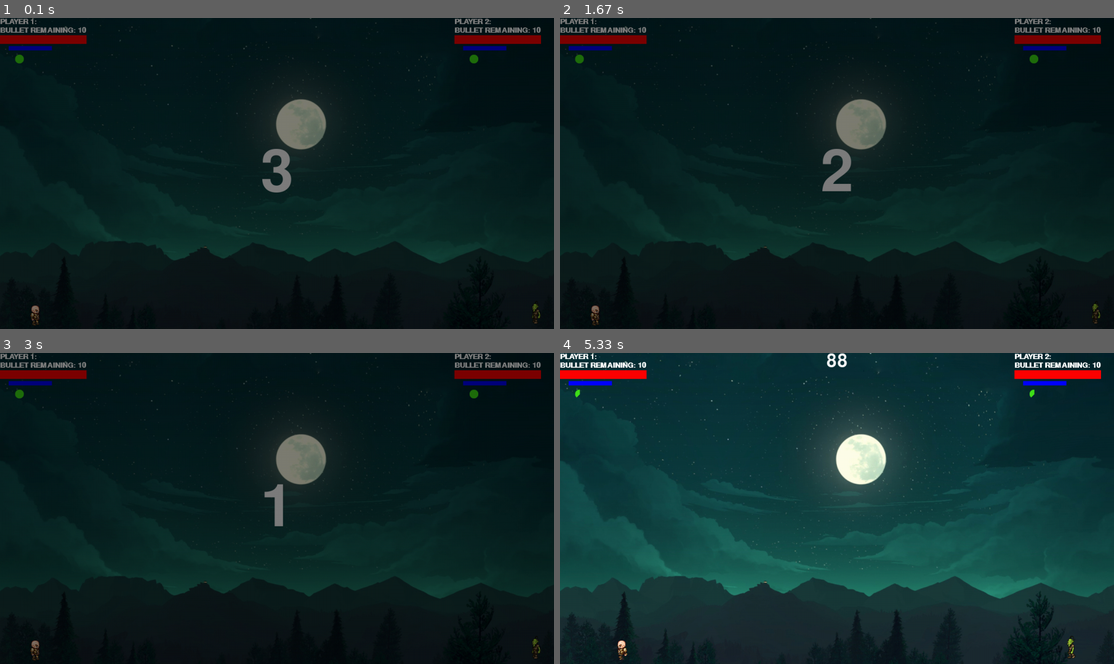
Above: before the commit, frames 1-4 (two rows, left to right).
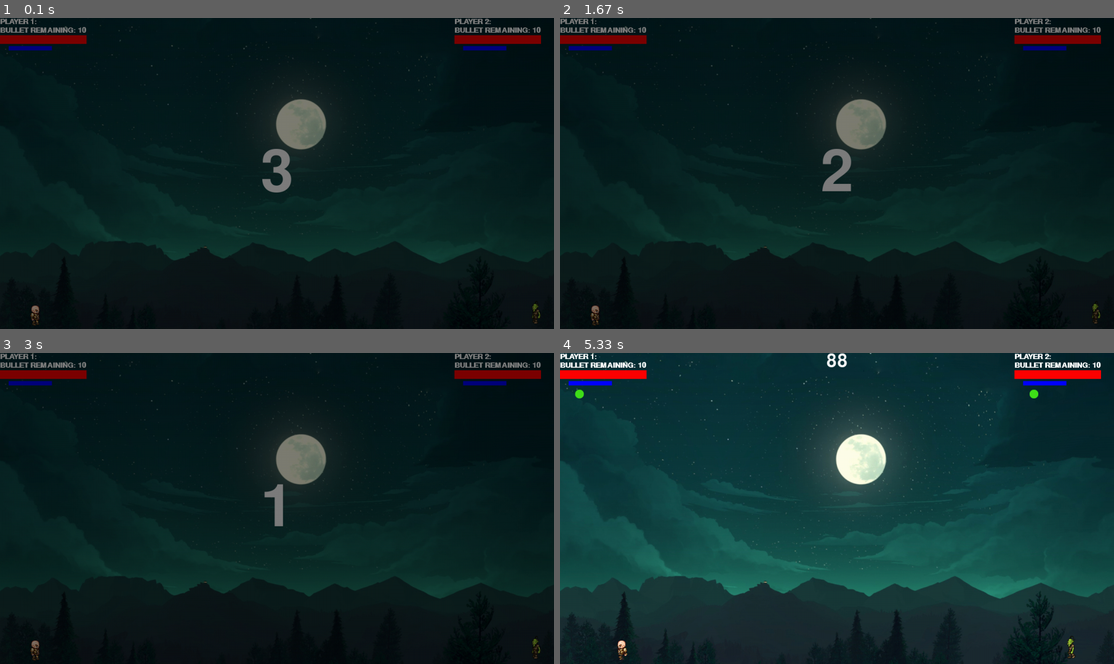
Above: after the commit, the same moments.

Repository: Ace5584/DragonBall-Combat-Game
Game: pygame game, started from Pygame/L1/main.py
Same seed, same stepped clock (60 frames per second), same inputs: the game is played once before the commit and once after it.
Inputs (mouse positions are in pixels of both pictures, inside the frame that each line leads up to):
- Up to frame 1 (0.1 s): no input
- Up to frame 2 (1.67 s): no input
- Up to frame 3 (3 s): no input
- Up to frame 4 (5.33 s): hold Up 3.4-3.87 s; move the mouse to (848, 402) at 3.43 s; hold Right 3.9-4.53 s; hold D 3.9-4.53 s; move the mouse to (637, 499) at 3.93 s; hold Left from 4.97 s (still down); hold A from 4.97 s (still down); move the mouse to (820, 455) at 5 s

The runs differ from the first frame. In frame 1, less than 0.1% of the frame differs, in the area x 2-87%, y 11-15%; in frame 2, less than 0.1%; in frame 3, less than 0.1%; in frame 4, less than 0.1%.

Commit message:
created better file system and created sword.py

Diff:
--- a/Pygame/L1/main.py
+++ b/Pygame/L1/main.py
@@ -30,7 +30,7 @@
 p2 = player.Player(1200, 650, 64, 64, True, (1050, 0), "PLAYER 2:")
 
 
-bg_music = pygame.mixer.music.load('music.mp3')
+bg_music = pygame.mixer.music.load('sound/music.mp3')
 pygame.mixer.music.set_volume(0.5)
 pygame.mixer.music.play(-1)
 
@@ -47,7 +47,7 @@
 
 timer_bullet = pygame.USEREVENT + 1
 pygame.time.set_timer(timer_bullet, 1000)
-bullet_timer_sec = 3
+bullet_timer_sec = 10
 
 while run:
     timer_sec = 90
@@ -104,7 +104,7 @@
                     p2.bullet_count += 1
                     p1.player_bullet_count = p1.font.render(f'BULLET REMAINING: {p1.bullet_count}', False, (255, 255, 255))
                     p2.player_bullet_count = p2.font.render(f'BULLET REMAINING: {p2.bullet_count}', False, (255, 255, 255))
-                    bullet_timer_sec = 3
+                    bullet_timer_sec = 10
 
 
         if p1.is_dead():
--- a/Pygame/L1/player.py
+++ b/Pygame/L1/player.py
@@ -1,35 +1,33 @@
 import pygame
 import projectile
 
-walkRight = [pygame.image.load('R1.png'), pygame.image.load('R2.png'), pygame.image.load('R3.png'),
-             pygame.image.load('R4.png'), pygame.image.load('R5.png'), pygame.image.load('R6.png'),
-             pygame.image.load('R7.png'), pygame.image.load('R8.png'), pygame.image.load('R9.png'), ]  # Important
-# character 1 walking right png
-walkLeft = [pygame.image.load('L1.png'), pygame.image.load('L2.png'), pygame.image.load('L3.png'),
-            pygame.image.load('L4.png'), pygame.image.load('L5.png'), pygame.image.load('L6.png'),
-            pygame.image.load('L7.png'), pygame.image.load('L8.png'), pygame.image.load('L9.png')]  # Important
-# character 1 walking left png
-c2_walkLeft = [pygame.image.load('L1E.png'), pygame.image.load('L2E.png'), pygame.image.load('L3E.png'),
-               pygame.image.load('L4E.png'), pygame.image.load('L5E.png'), pygame.image.load('L6E.png'),
-               pygame.image.load('L7E.png'), pygame.image.load('L8E.png')]  # Important character 2 walking left png
-c2_walkRight = [pygame.image.load('R1E.png'), pygame.image.load('R2E.png'), pygame.image.load('R3E.png'),
-                pygame.image.load('R4E.png'), pygame.image.load('R5E.png'), pygame.image.load('R6E.png'),
-                pygame.image.load('R7E.png'), pygame.image.load('R8E.png')]  # Important character 2 walking right png
-sword_StabLeft = [pygame.image.load('sword/SL1.png'), pygame.image.load('sword/SL2.png'),
-                  pygame.image.load('sword/SL3.png'), pygame.image.load('sword/SL4.png')]
-sword_StabRight = [pygame.image.load('sword/SR1.png'), pygame.image.load('sword/SR2.png'),
-                   pygame.image.load('sword/SR3.png'), pygame.image.load('sword/SR4.png')]
-c2_sword_StabLeft = [pygame.image.load('sword/SL1E.png'), pygame.image.load('sword/SL2E.png'),
-                     pygame.image.load('sword/SL3E.png'), pygame.image.load('sword/SL4E.png')]
-c2_sword_StabRight = [pygame.image.load('sword/SR1E.png'), pygame.image.load('sword/SR2E.png'),
-                      pygame.image.load('sword/SR3E.png'), pygame.image.load('sword/SR4E.png')]
-
-blue_defend = pygame.image.load('blue_g.png')
-red_defend = pygame.image.load('red_g.png')
+walkRight = [pygame.image.load('character/R1.png'), pygame.image.load('character/R2.png'),
+             pygame.image.load('character/R3.png'), pygame.image.load('character/R4.png'),
+             pygame.image.load('character/R5.png'), pygame.image.load('character/R6.png'),
+             pygame.image.load('character/R7.png'), pygame.image.load('character/R8.png'),
+             pygame.image.load('character/R9.png')]
+
+walkLeft = [pygame.image.load('character/L1.png'), pygame.image.load('character/L2.png'),
+            pygame.image.load('character/L3.png'), pygame.image.load('character/L4.png'),
+            pygame.image.load('character/L5.png'), pygame.image.load('character/L6.png'),
+            pygame.image.load('character/L7.png'), pygame.image.load('character/L8.png'),
+            pygame.image.load('character/L9.png')]
+
+c2_walkLeft = [pygame.image.load('character/L1E.png'), pygame.image.load('character/L2E.png'),
+               pygame.image.load('character/L3E.png'), pygame.image.load('character/L4E.png'),
+               pygame.image.load('character/L5E.png'), pygame.image.load('character/L6E.png'),
+               pygame.image.load('character/L7E.png'), pygame.image.load('character/L8E.png')]
+c2_walkRight = [pygame.image.load('character/R1E.png'), pygame.image.load('character/R2E.png'),
+                pygame.image.load('character/R3E.png'), pygame.image.load('character/R4E.png'),
+                pygame.image.load('character/R5E.png'), pygame.image.load('character/R6E.png'),
+                pygame.image.load('character/R7E.png'), pygame.image.load('character/R8E.png')]
+
+blue_defend = pygame.image.load('character/blue_g.png')
+red_defend = pygame.image.load('character/red_g.png')
 
 pygame.init()
-shoot_sound = pygame.mixer.Sound('laser_shoot.wav')
-hit = pygame.mixer.Sound('get_shot.wav')
+shoot_sound = pygame.mixer.Sound('sound/laser_shoot.wav')
+hit = pygame.mixer.Sound('sound/get_shot.wav')
 
 for x in range(4):
     walkRight = walkRight + walkRight
@@ -44,6 +42,8 @@
         self.shield = 100
         self.x = x  # Player coordination x
         self.y = y  # Player coordination y
+        self.sword_x = x + 15
+        self.sword_y = y - 1
         self.default_x = x  # Original Player coordination x
         self.default_y = y  # Original Player coordination y
         self.width = width  # Player width
@@ -190,8 +190,8 @@
             self.reset_time = True
 
         for bullet in self.bullets:
-            if bullet.y + bullet.bullet_radius > enemy.hit_box[1] and bullet.y - bullet.bullet_radius < enemy.hit_box[
-                1] + enemy.hit_box[3]:
+            if bullet.y + bullet.bullet_radius > enemy.hit_box[1] and bullet.y - bullet.bullet_radius < \
+                    enemy.hit_box[1] + enemy.hit_box[3]:
                 if bullet.x + bullet.bullet_radius > enemy.hit_box[0] and bullet.x - bullet.bullet_radius < \
                         enemy.hit_box[0] + enemy.hit_box[2]:
                     if not enemy.defend:
--- a/Pygame/L1/projectile.py
+++ b/Pygame/L1/projectile.py
@@ -1,7 +1,7 @@
 import pygame
 
-blue_bullet = pygame.image.load('blue_bullet.png')  # Importing blue bullet png
-red_bullet = pygame.image.load('red_bullet.png')  # Importing red bullet png
+blue_bullet = pygame.image.load('projectile/blue_bullet.png')  # Importing blue bullet png
+red_bullet = pygame.image.load('projectile/red_bullet.png')  # Importing red bullet png
 
 class projectile():
     def __init__(self, x, y, direction):
--- a/Pygame/L1/redraw_window.py
+++ b/Pygame/L1/redraw_window.py
@@ -1,11 +1,12 @@
 import pygame
 
 clock = pygame.time.Clock()  # clock
-bg = pygame.image.load('bg.jpg')  # Importing background image
+bg = pygame.image.load('background/bg.jpg')  # Importing background image
 font = pygame.font.SysFont('comicsans', 60)
 shield_timer_font = pygame.font.SysFont('comicsans', 15)
 
-shield_timer = [pygame.image.load('timer_1.png'), pygame.image.load('timer_2.png'), pygame.image.load('timer_3.png'), pygame.image.load('timer_4.png')]
+shield_timer = [pygame.image.load('timer/timer_1.png'), pygame.image.load('timer/timer_2.png'),
+                pygame.image.load('timer/timer_3.png'), pygame.image.load('timer/timer_4.png')]
 
 
 def redraw_window(window, player1, player2, screen_x, time_seconds, bullet_seconds, pause=False, start_screen=False):
@@ -31,13 +32,13 @@
     if bullet_seconds == 0:
         window.blit(shield_timer[3], player1.shield_timer_location)
         window.blit(shield_timer[3], player2.shield_timer_location)
-    if bullet_seconds == 1:
+    if bullet_seconds == 1 or bullet_seconds == 2 or bullet_seconds == 3:
         window.blit(shield_timer[2], player1.shield_timer_location)
         window.blit(shield_timer[2], player2.shield_timer_location)
-    if bullet_seconds == 2:
+    if bullet_seconds == 4 or bullet_seconds == 5 or bullet_seconds == 6:
         window.blit(shield_timer[1], player1.shield_timer_location)
         window.blit(shield_timer[1], player2.shield_timer_location)
-    if bullet_seconds == 3:
+    if bullet_seconds == 7 or bullet_seconds == 8 or bullet_seconds == 9:
         window.blit(shield_timer[0], player1.shield_timer_location)
         window.blit(shield_timer[0], player2.shield_timer_location)
 
--- /dev/null
+++ b/Pygame/L1/sword.py
@@ -0,0 +1,25 @@
+import pygame
+
+sword_StabLeft = [pygame.image.load('sword/SL1.png'), pygame.image.load('sword/SL2.png'),
+                  pygame.image.load('sword/SL3.png'), pygame.image.load('sword/SL4.png')]
+sword_StabRight = [pygame.image.load('sword/SR1.png'), pygame.image.load('sword/SR2.png'),
+                   pygame.image.load('sword/SR3.png'), pygame.image.load('sword/SR4.png')]
+c2_sword_StabLeft = [pygame.image.load('sword/SL1E.png'), pygame.image.load('sword/SL2E.png'),
+                     pygame.image.load('sword/SL3E.png'), pygame.image.load('sword/SL4E.png')]
+c2_sword_StabRight = [pygame.image.load('sword/SR1E.png'), pygame.image.load('sword/SR2E.png'),
+                      pygame.image.load('sword/SR3E.png'), pygame.image.load('sword/SR4E.png')]
+
+class sword:
+    def __init__(self, x, y, character, win):
+        self.x = x
+        self.y = y
+        self.hit_box = (self.x, self.y, 99, 60)
+        self.character = character
+        self.win = win
+
+
+    def attack(self, player, enemy):
+        if self.character == 1:
+            if enemy.hit_box[1] > self.hit_box[1]:
+                #if enemy.hit_box[0]
+                None
Renamed: Pygame/L1/bg.jpg -> Pygame/L1/background/bg.jpg
Binary file removed: Pygame/L1/black background 30percent.png
Renamed: Pygame/L1/L1.png -> Pygame/L1/character/L1.png
Renamed: Pygame/L1/L10E.png -> Pygame/L1/character/L10E.png
Renamed: Pygame/L1/L11E.png -> Pygame/L1/character/L11E.png
Renamed: Pygame/L1/L1E.png -> Pygame/L1/character/L1E.png
Renamed: Pygame/L1/L2.png -> Pygame/L1/character/L2.png
Renamed: Pygame/L1/L2E.png -> Pygame/L1/character/L2E.png
Renamed: Pygame/L1/L3.png -> Pygame/L1/character/L3.png
Renamed: Pygame/L1/L3E.png -> Pygame/L1/character/L3E.png
Renamed: Pygame/L1/L4.png -> Pygame/L1/character/L4.png
Renamed: Pygame/L1/L4E.png -> Pygame/L1/character/L4E.png
(and 42 more such lines)
